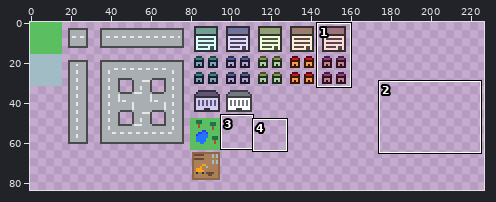
Sprite sheet, stored at assets/sprites/tilemap.png. Above: a wide view before the commit, with the close-up outlined.
Close-up. As it was:
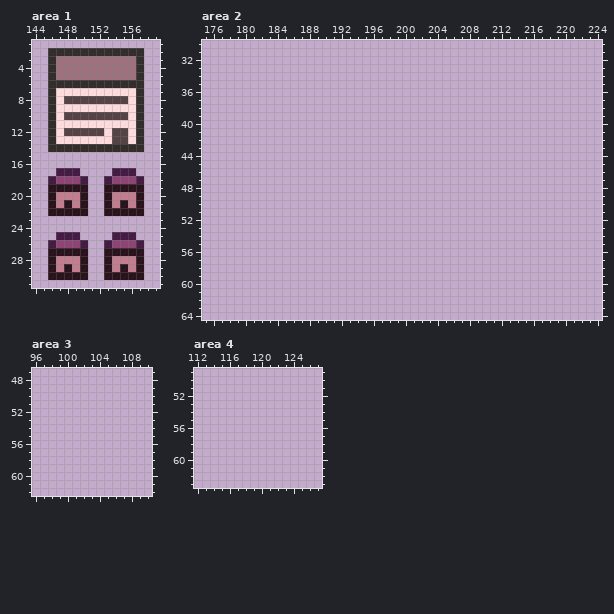
The file is 256x256 pixels. Colours within 5 levels of each other are drawn and written as one. Shown: area 1: x 144..159, y 1..31; area 2: x 175..224, y 30..64; area 3: x 96..110, y 47..62; area 4: x 112..127, y 49..63. The wide view leaves out empty margins. The commit also changed other parts of the picture, which this record leaves out.
Once edited:
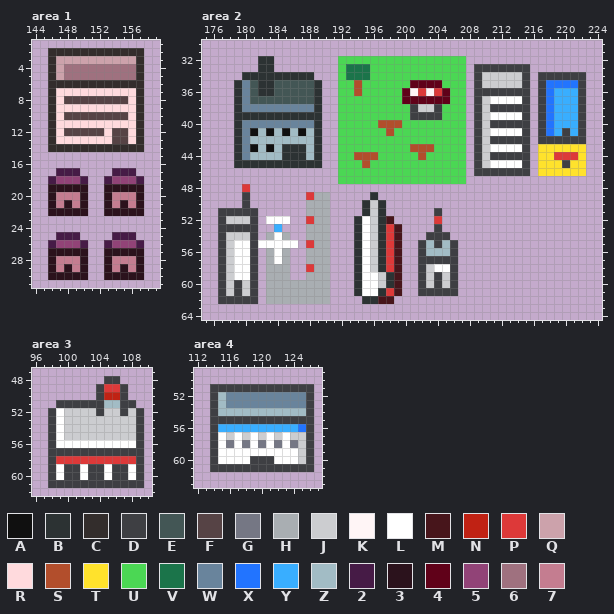
Palette (. is transparent): A #101010  B #2c3233  C #332d2c  D #3e3f43  E #435655  F #564345  G #757784  H #a9aeb2  J #cccdd0  K #fff5f6  L #ffffff  M #47151b  N #c02214  P #dd3939  Q #cca2ab  R #ffdadd  S #b24e2c  T #ffe22c  U #4bd754  V #1b744a  W #69849c  X #2274ff  Y #39aeff  Z #a2bcc5  2 #461b46  3 #2b121c  4 #600119  5 #914377  6 #9f717f  7 #c47d90
Edits made:
--- area 1
@@ x 144..159 @@
  2 ..CCCCCCCCCCCC..
- 3 ..C6666666666C..
- 4 ..C6666666666C..
- 5 ..C6666666666C..
+ 3 ..CQQQQQQQQQQC..
+ 4 ..CQ666666666C..
+ 5 ..CQ666666666C..
  6 ..CCCCCCCCCCCC..
--- area 2
@@ x 175..224 @@
 31 ..................................................
-32 ..................................................
-33 ..................................................
-34 ..................................................
-35 ..................................................
-36 ..................................................
-37 ..................................................
-38 ..................................................
-39 ..................................................
-40 ..................................................
-41 ..................................................
-42 ..................................................
-43 ..................................................
-44 ..................................................
-45 ..................................................
-46 ..................................................
-47 ..................................................
-48 ..................................................
-49 ..................................................
-50 ..................................................
-51 ..................................................
-52 ..................................................
-53 ..................................................
-54 ..................................................
-55 ..................................................
-56 ..................................................
-57 ..................................................
-58 ..................................................
-59 ..................................................
-60 ..................................................
-61 ..................................................
-62 ..................................................
+32 .......BB........UUUUUUUUUUUUUUUU.................
+33 .......BB........UVVVUUUUUUUUUUUU.DDDDDDD.........
+34 .....BBBBBBBBB...UVVVUUUUUUUUUUUU.DJJJJJD.DDDDDD..
+35 ....BWEBBEEEEEB..UUSUUUUUU4444UUU.DJJJJJD.DXXXXD..
+36 ....BWEBBEEEEEB..UUSUUUUU4KPKP4UU.DDDDDDD.DXYYYD..
+37 ....BWEEEEEEEEB..UUUUUUUU444444UU.DJLLLLD.DXYYYD..
+38 ....BWWWWWWWWWB..UUUUUUUUUDJJDUUU.DJDDDDD.DXYYYD..
+39 ....BBBBBBBBBBB..UUUUUUUUUDDDDUUU.DJLLLLD.DXYYYD..
+40 ....BWWWWWWWWWB..UUUUUSSSUUUUUUUU.DJDDDDD.DXYYYD..
+41 ....BWAZAZAZAZB..UUUUUUSUUUUUUUUU.DJLLLLD.DXYDYD..
+42 ....BWZZZZZZZZB..UUUUUUUUUUUUUUUU.DJDDDDD.DDDDDD..
+43 ....BWAZAZBBBZB..UUUUUUUUUSSSUUUU.DJLLLLD.TTTTTT..
+44 ....BWZZZZBBBZB..UUSSSUUUUUSUUUUU.DJDDDDD.TTPPPT..
+45 ....BBBBBBBBBBB..UUUSUUUUUUUUUUUU.DJLLLLD.TTTDTT..
+46 .................UUUUUUUUUUUUUUUU.DDDDDDD.TTTTTT..
+47 .................UUUUUUUUUUUUUUUU.................
+48 .....P............................................
+49 .....D.......PHH.....B............................
+50 .....D.......HHH....BJB...........................
+51 ..DDDDD......HHH....BJB......D....................
+52 ..DJJJD.LLL..PHH...BLJBM.....P....................
+53 ..DDDDD..Y...HHH...BLJBPM....D....................
+54 ..DJJJD.HLH..HHH...BLJBPM...DDD...................
+55 ..DJLLDLLLLL.PHH...BLJBPM..DZDZD..................
+56 ..DJLLD.HLH..HHH...BLJBPM..DZZZD..................
+57 ..DJLLD.HLH..HHH...BLJBPM..DDDDD..................
+58 ..DJLLD.HHH..PHH...BLJBPM..DJLLD..................
+59 ..DJLLD.HHH..HHH...BLLJBM..DJDJD..................
+60 ..DJDJD.HHHHHHHH...BLLJBM..DJDJD..................
+61 ..DJDJD.HHHHHHHH...BLLBPM..DDDDD..................
+62 ..DDDDD.HHHHHHHH....BBMM..........................
 63 ..................................................
--- area 3
@@ x 96..110 @@
 47 ...............
-48 ...............
-49 ...............
-50 ...............
-51 ...............
-52 ...............
-53 ...............
-54 ...............
-55 ...............
-56 ...............
-57 ...............
-58 ...............
-59 ...............
-60 ...............
-61 ...............
+48 .........DD....
+49 ........DPPD...
+50 ........DNND...
+51 ...DDDDDDZZDD..
+52 ..DLJJJJDJJDJD.
+53 ..DLJJJJJJJJJD.
+54 ..DLJJJJJJJJJD.
+55 ..DLJJJJJJJJJD.
+56 ..DLLLLLLLLLLD.
+57 ..DDDDDDDDDDDD.
+58 ..DPPPPPPPPPPD.
+59 ..DLDDLDDLDDLD.
+60 ..DLDDLDDLDDLD.
+61 ..DDDDDDDDDDDD.
 62 ...............
--- area 4
@@ x 112..127 @@
 50 ................
-51 ................
-52 ................
-53 ................
-54 ................
-55 ................
-56 ................
-57 ................
-58 ................
-59 ................
-60 ................
-61 ................
+51 ..DDDDDDDDDDDDD.
+52 ..DZWWWWWWWWWWD.
+53 ..DZWWWWWWWWWWD.
+54 ..DZZZZZZZZZZZD.
+55 ..DDDDDDDDDDDDD.
+56 ..DYYYYYYYYYYXD.
+57 ..DLJLJLJLJLJJD.
+58 ..DLGLGLGLGLGJD.
+59 ..DLLLLLLLLLLJD.
+60 ..DLLLLDDDLLLJD.
+61 ..DDDDDDDDDDDDD.
 62 ................
Pixel boxes of the changes (left, top, right, bottom) in both close-ups:
changed: (56, 56, 136, 80)
added: (218, 56, 586, 304)
added: (48, 376, 144, 488)
added: (210, 384, 314, 472)
